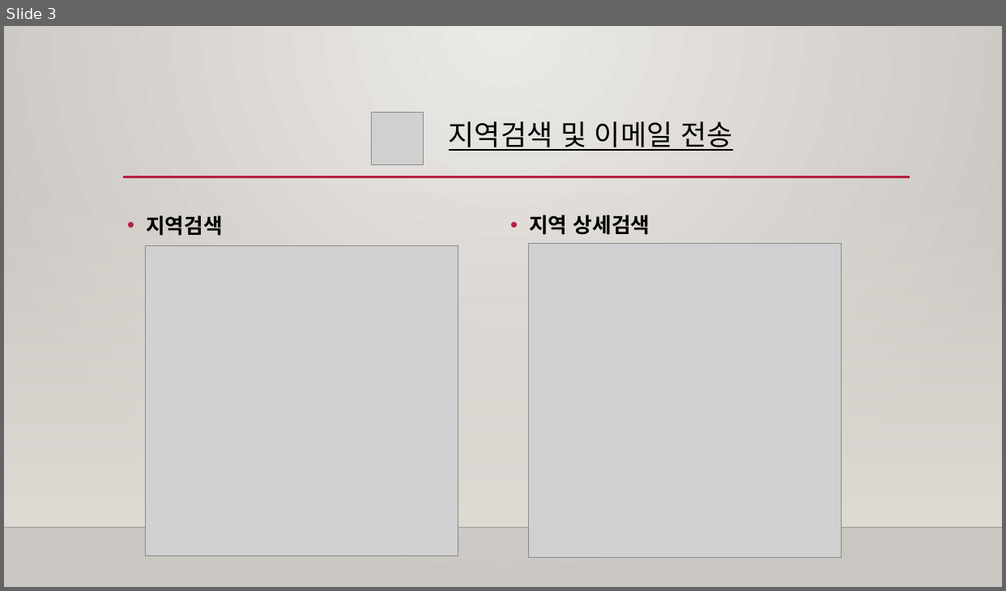
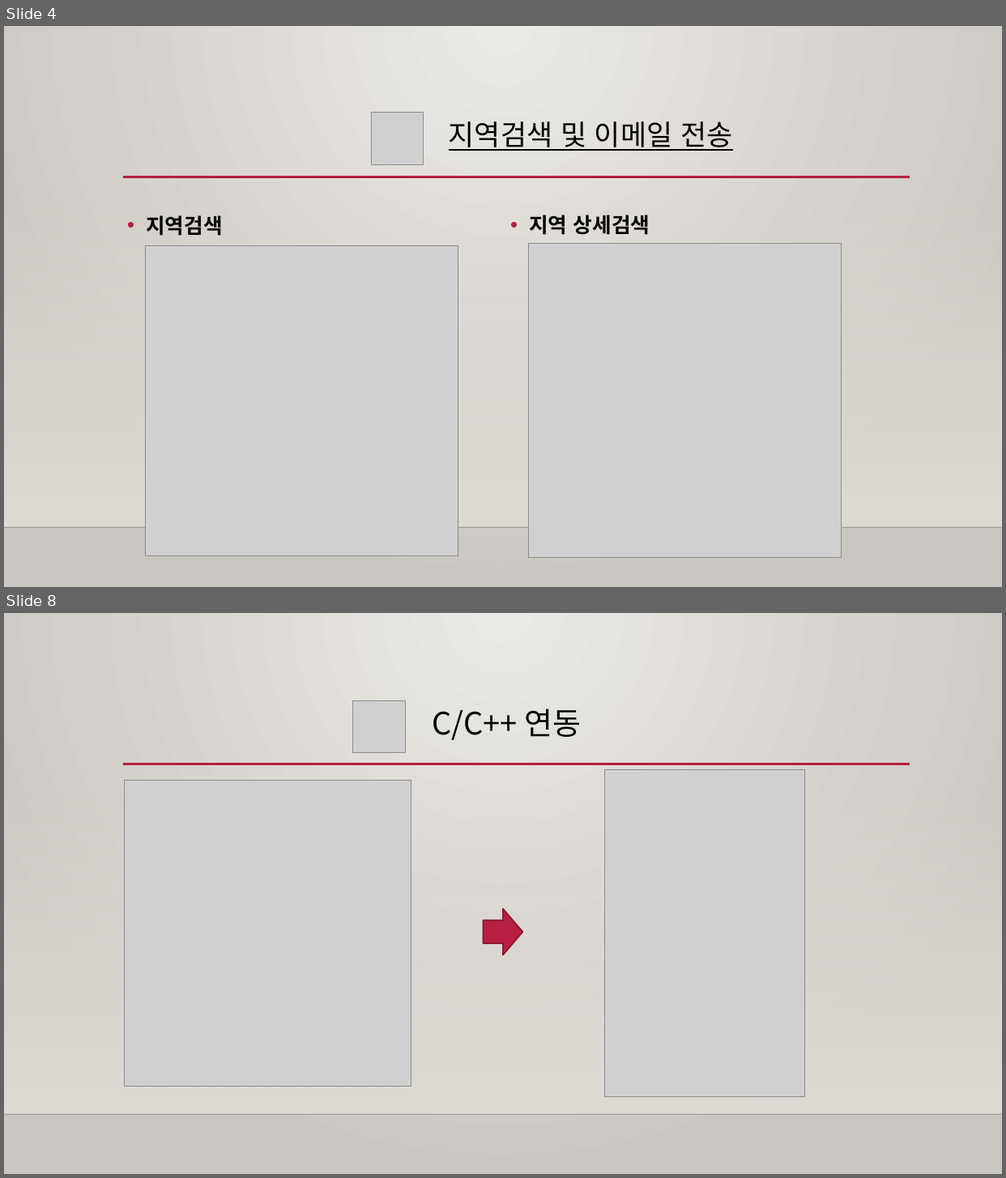
Before and after one commit to changgeunjoe/scriptLang, a slide deck: 프로젝트 발표자료/스크립트 언어 기말 발표.pptx. Shown one above the other, each under a label of ours: slide 3 before the commit, slides 4 and 8 after it; the slides between them are not shown. The pictures are 1006x591 and 1006x1178 pixels, drawn with LibreOffice and Linux fonts; fonts in the diff are those of the drawing; grey boxes stand for pictures; background and template pictures are left out. Boxes give left, top, right and bottom in pixels: in the first picture for what was removed or moved away, otherwise in the second. Text is boxed around its words. In the diff, an @@ line names an element or a change of style, - is before the commit and + after.

```diff
--- a/프로젝트 발표자료/스크립트 언어 기말 발표.pptx
+++ b/프로젝트 발표자료/스크립트 언어 기말 발표.pptx
@@ slide 8 added at [4, 613, 1002, 1174], background gradient #ECEAE7 to #CAC7C1; not listed: 3 template elements that a slide beside it also shows @@
@@ picture added at [353, 700, 405, 753] @@
@@ text added at [432, 709, 581, 740], 29.6 pt, text #000000 @@
+C/C++ 연동
@@ picture added at [125, 780, 411, 1087] @@
@@ picture added at [604, 770, 805, 1097] @@
@@ right arrow added at [484, 909, 522, 955], fill #B71E42, outline #871631 1.25 pt @@
@@ what was slide 3 is now slide 4 @@
```
Also in this commit, not shown: 3 slides changed, 4 other slides added, 1 slide removed, 2 other files.
